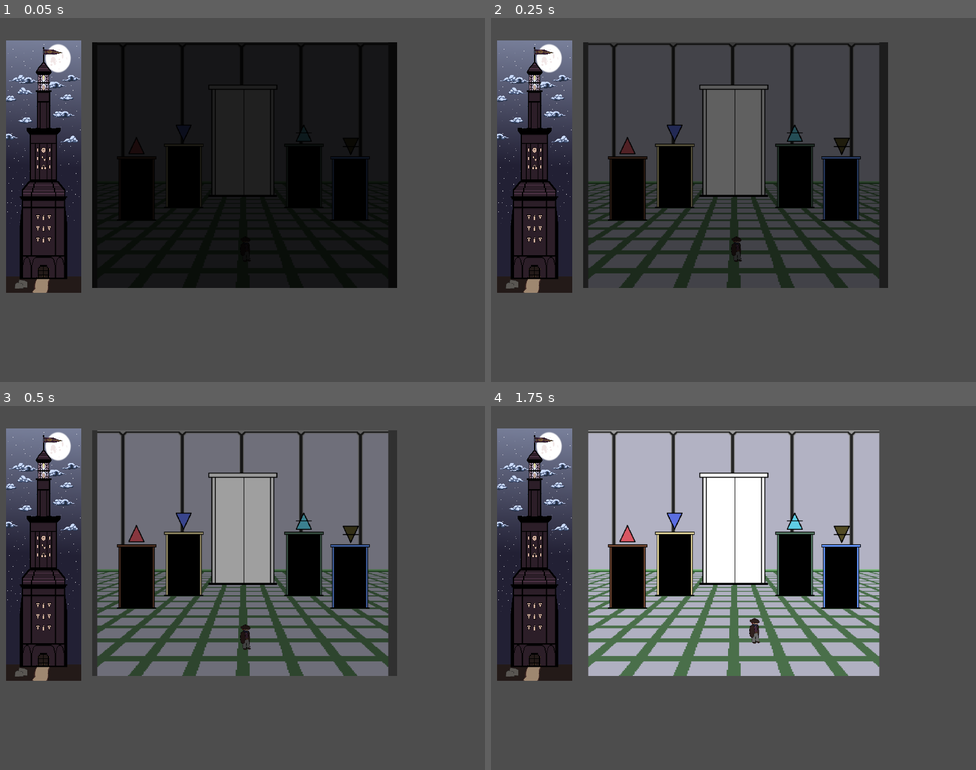
Above: before the commit, frames 1-4 (two rows, left to right).
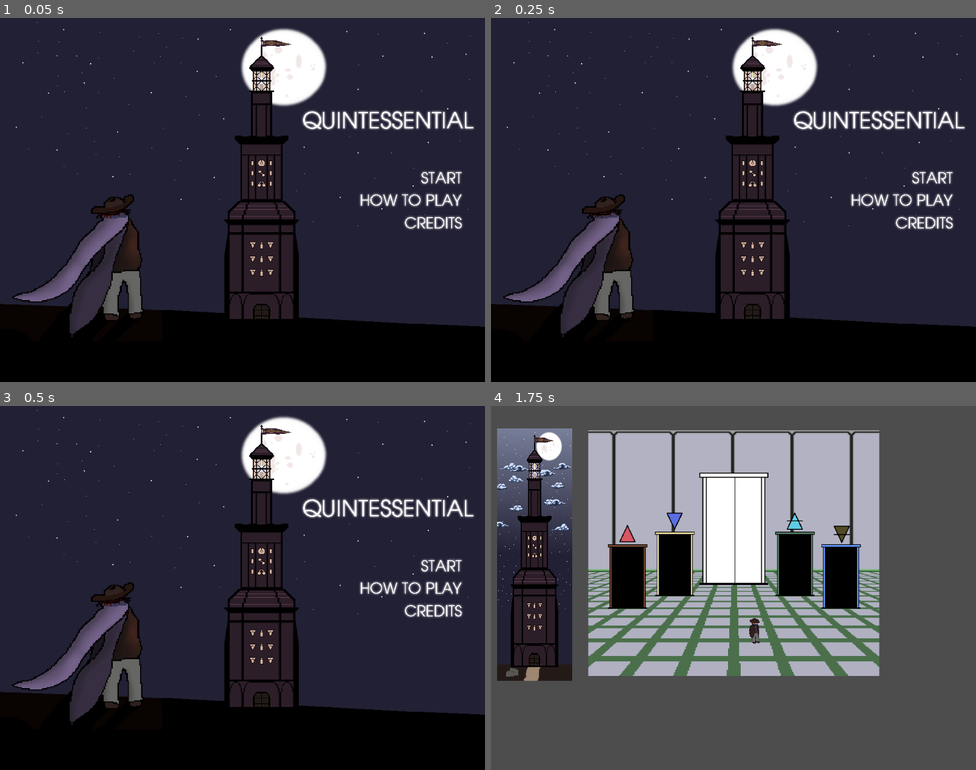
Above: after the commit, the same moments.

Repository: mccajd/Quintessential
Game: Godot game, scene res://Scenes/main_menu.tscn
Same seed, same stepped clock (60 frames per second), same inputs: the game is played once before the commit and once after it. Before the commit the project starts from res://Levels/beacon_puzzle_main.tscn. The engine's default icon, where the game draws it, is replaced by a stand-in: a white triangle on a blue panel in a dark square.
Inputs (mouse positions are in pixels of both pictures, inside the frame that each line leads up to):
- Up to frame 1 (0.05 s): no input
- Up to frame 2 (0.25 s): no input
- Up to frame 3 (0.5 s): no input
- Up to frame 4 (1.75 s): click (932, 566) at 0.52 s; move the mouse to (840, 569) at 1.27 s; press the mouse at (840, 569) at 1.28 s

The runs differ from the first frame. In frame 1, 88% of the frame differs, in the area x 0-100%, y 0-100%; in frame 2, 86%; in frame 3, 92%; in frame 4, nothing differs.

Commit message:
set main menu to be main scene

Diff:
--- a/project.godot
+++ b/project.godot
@@ -11,7 +11,7 @@
 [application]
 
 config/name="beaconator"
-run/main_scene="res://Levels/beacon_puzzle_main.tscn"
+run/main_scene="res://Scenes/main_menu.tscn"
 config/features=PackedStringArray("4.2", "GL Compatibility")
 config/icon="res://icon.svg"
 
